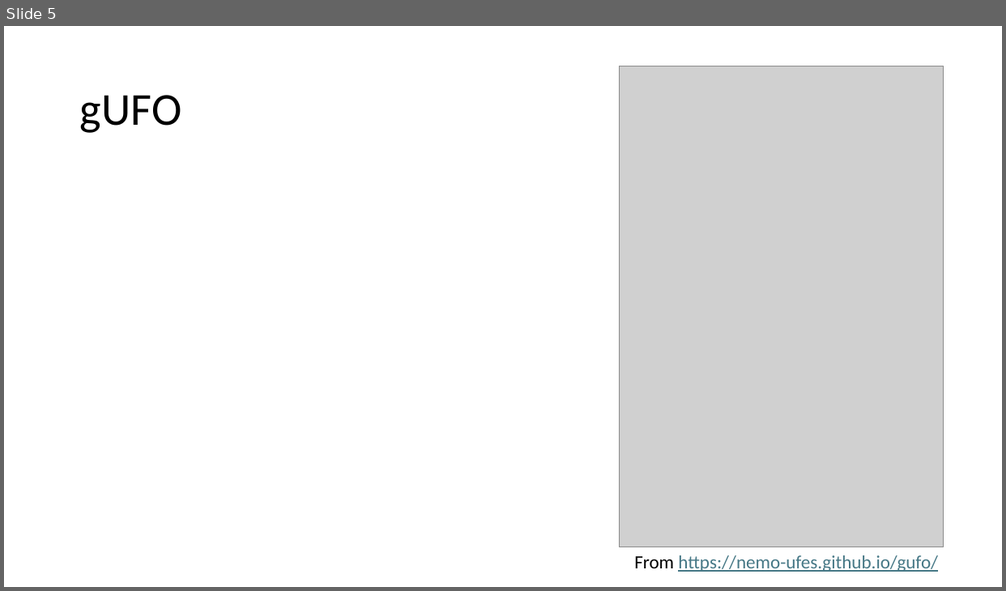
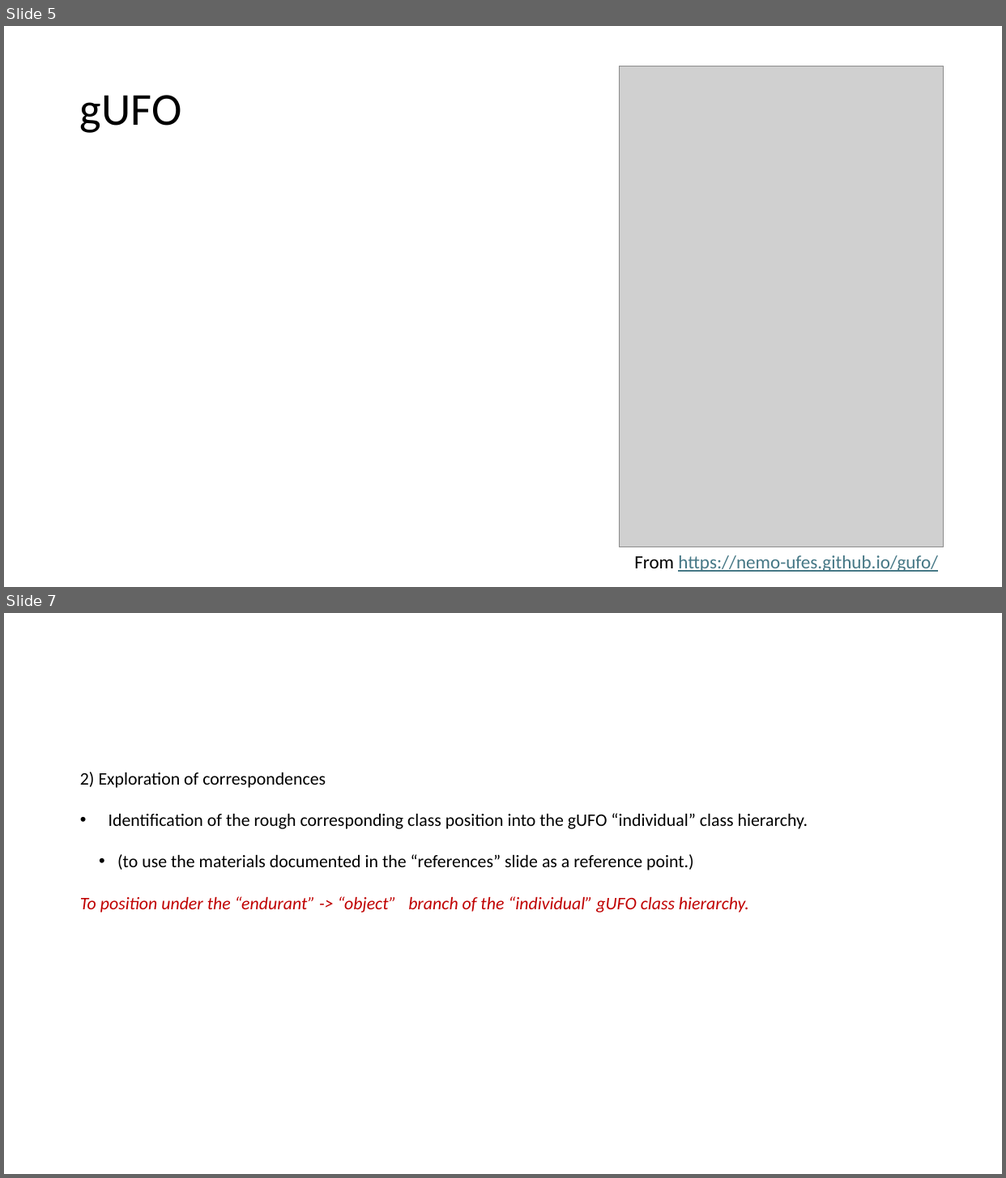
Before and after one commit to gioUbbiali/Sustainability-Core-Ontology, a slide deck: SCO/working materials/Slide deck - SCO-UFO aligment.pptx. Shown one above the other, each under a label of ours: slide 5 before the commit, slides 5 and 7 after it; the slides between them are not shown. The pictures are 1006x591 and 1006x1178 pixels, drawn with LibreOffice and Linux fonts; fonts in the diff are those of the drawing; grey boxes stand for pictures. Boxes give left, top, right and bottom in pixels: in the first picture for what was removed or moved away, otherwise in the second. Text is boxed around its words. In the diff, an @@ line names an element or a change of style, - is before the commit and + after.

```diff
--- a/SCO/working materials/Slide deck - SCO-UFO aligment.pptx
+++ b/SCO/working materials/Slide deck - SCO-UFO aligment.pptx
@@ slide 7 added at [4,613,1002,1174], background #FFFFFF @@
@@ text added at [80,772,808,913], 17 pt, text #000000 @@
+2) Exploration of correspondences
+• Identification of the rough corresponding class position into the gUFO “individual” class hierarchy.
+• (to use the materials documented in the “references” slide as a reference point.)
+To position under the “endurant” -> “object” branch of the “individual” gUFO class hierarchy.
```
Also in this commit, not shown: 2 slides changed, 5 other slides added, 2 slides removed, 1 other file.
